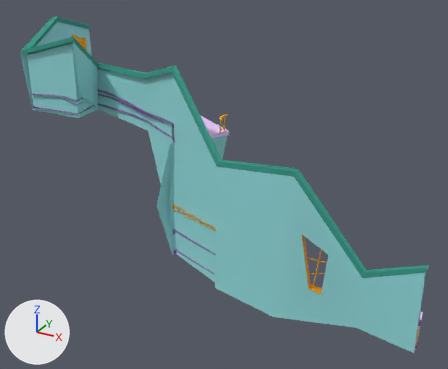
An edit to the FBX model Assets/Art/Environment/Corridor_Platforming_1.FBX, drawn before and after from the same camera.
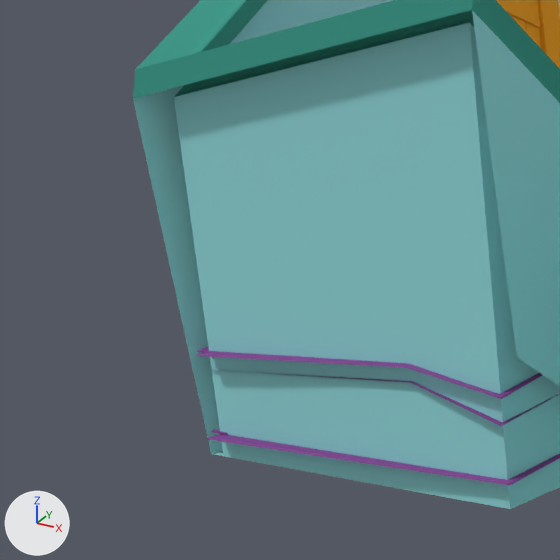
The first picture shows the older version from a 50 mm lens placed at (4.5, -32.0, 24.2), pointed at (-15.7, 4.8, 5.8). The close-ups show both versions on the part from 0% to 19% of the width and 11% to 34% of the height of that picture; other places that the commit changed are outside them. The axes (+X, +Y, +Z) are drawn at lower left. The lights are the same throughout. Where no turn or scale is listed for an object, it has been applied to the vertices. Vertices at the same position are counted once.

Objects in the first close-up: 'Base'.
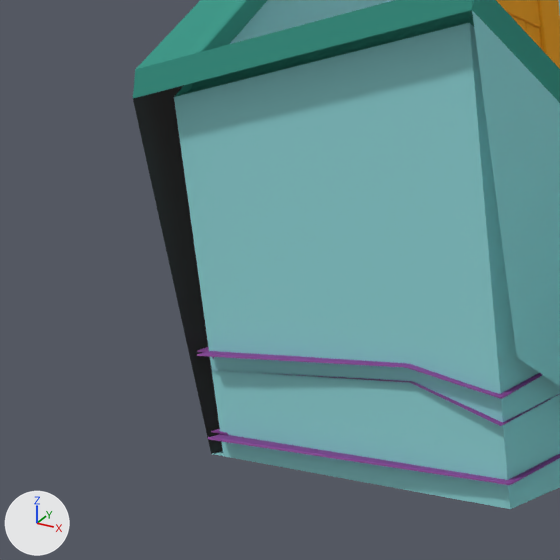
Changed parts and their boxes [x1, y1, x2, y2] in the close-ups (560 x 560 px):
```json
{"part": 1, "of": "me_mesh_001", "change": "recoloured", "before": [133, 85, 223, 454], "after": [133, 85, 223, 454], "on screen": "cyan to black"}
```

Scene script edits in JSON lines:
```json
{"op": "add", "block": "mat_02___default_slot__7_001", "code": ["mat_02___default_slot__7_001 = principled_material('02 - Default Slot #7.001')", "mat_02___default_slot__7_001.base_color = (0.0, 0.0, 0.0)  # black #000000", "mat_02___default_slot__7_001.roughness = 0.553"]}
{"block": "me_mesh_001", "where": "me_mesh_001.from_pydata(...)  # 1322 vertices, 2112 faces; spans x -28.8..4.8, y -2.3..9.8, z -0.5..16.0"}
{"block": "me_mesh_001", "where": "# used by ob_base; location = (-4.72, 1.62, 0.3)"}
{"block": "me_mesh_001", "change": "me_mesh_001 part 1: 11 of the faces centred in x -28.4..-28.0, y 3.7..9.4, z 8.9..14.3 switch from mat_material__13_001 (cyan #92dadc) to mat_02___default_slot__7_001 (black #000000)"}
```
